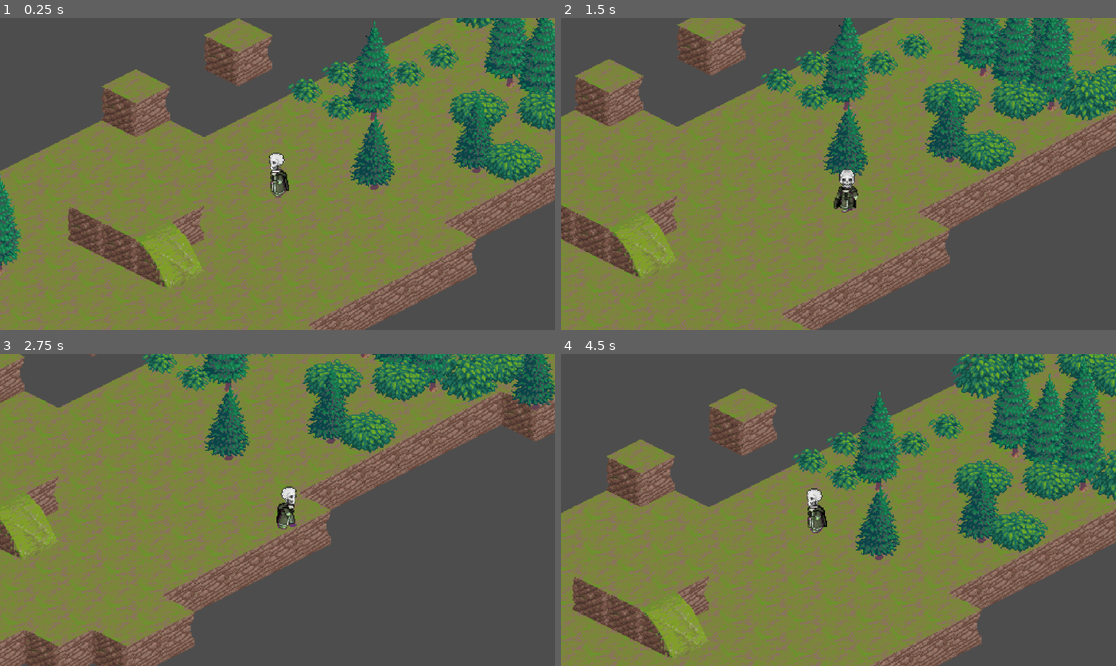
Above: before the commit, frames 1-4 (two rows, left to right).
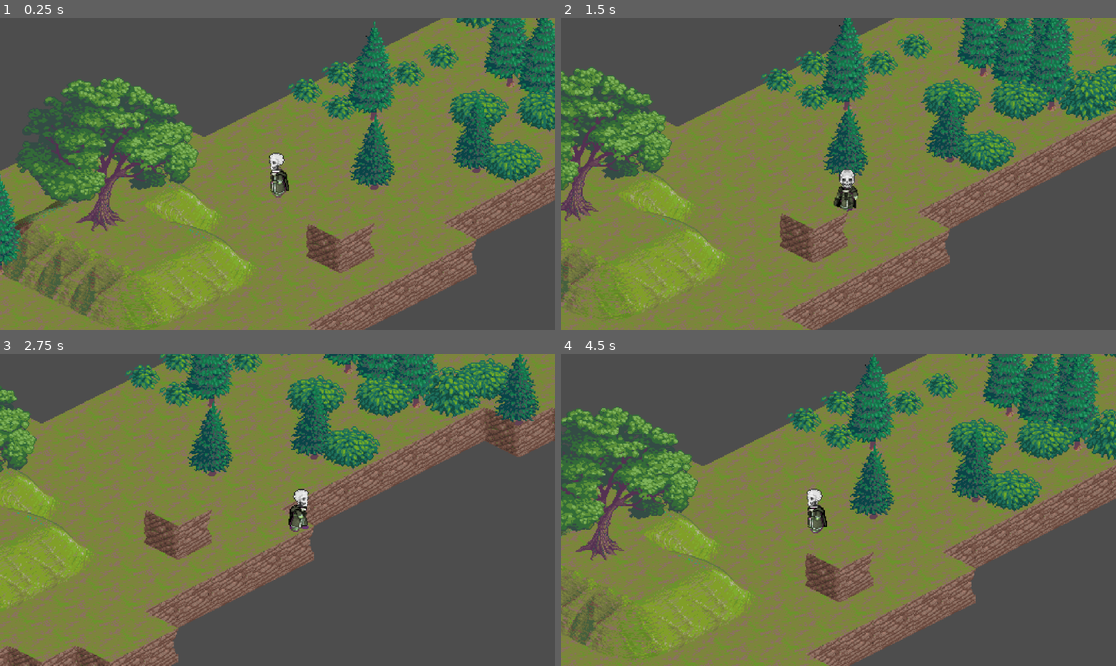
Above: after the commit, the same moments.

Repository: XMNNguyen/ECS179
Game: Godot game, scene res://Scenes/world.tscn
Two runs of this game, one before a commit and one after it. Both use one fixed random seed, a clock stepped at 60 frames per second and the inputs below.
Inputs:
- Up to frame 1 (0.25 s): no input
- Up to frame 2 (1.5 s): tap Enter at 0.5 s; hold D (right) 0.53-1.28 s; hold S (down) from 1.28 s (still down)
- Up to frame 3 (2.75 s): release S (down) at 2.03 s; hold D (right) from 2.03 s (still down)
- Up to frame 4 (4.5 s): release D (right) at 2.78 s; hold W (up) 2.78-3.53 s; hold A (left) from 3.53 s (still down)

The runs differ from the first frame. In frame 1, 20% of the frame differs, in the area x 0-68%, y 0-100%; in frame 2, 14%; in frame 3, 34%; in frame 4, 52%, in the area x 0-100%, y 0-100%.

Commit message:
added layout for player switching layers

Diff:
--- a/ecs179_project/Scenes/Player.tscn
+++ b/ecs179_project/Scenes/Player.tscn
@@ -4,7 +4,8 @@
 [ext_resource type="Texture2D" uid="uid://b7dqs305882cr" path="res://Assets/Necromancer.png" id="2_hlf2m"]
 
 [sub_resource type="CapsuleShape2D" id="CapsuleShape2D_22f7m"]
-height = 42.0
+radius = 1.0
+height = 8.0
 
 [sub_resource type="AtlasTexture" id="AtlasTexture_ou1h4"]
 atlas = ExtResource("2_hlf2m")
@@ -513,7 +514,9 @@
 script = ExtResource("1_k8kdr")
 
 [node name="CollisionShape2D" type="CollisionShape2D" parent="."]
-position = Vector2(0, 2)
+z_index = 1
+position = Vector2(0, 20.5)
+rotation = 1.5708
 shape = SubResource("CapsuleShape2D_22f7m")
 
 [node name="Camera2D" type="Camera2D" parent="."]
@@ -521,6 +524,7 @@
 position_smoothing_enabled = true
 
 [node name="AnimatedSprite2D" type="AnimatedSprite2D" parent="."]
+y_sort_enabled = true
 sprite_frames = SubResource("SpriteFrames_23ojp")
 animation = &"idle"
 frame = 1
--- a/ecs179_project/Scenes/world.tscn
+++ b/ecs179_project/Scenes/world.tscn
@@ -1515,22 +1515,34 @@
 3:12/size_in_atlas = Vector2i(1, 2)
 3:12/0 = 0
 8:4/0 = 0
-6:2/0 = 0
 6:4/0 = 0
-7:2/0 = 0
 7:4/0 = 0
 8:0/0 = 0
 8:0/0/texture_origin = Vector2i(0, -16)
-8:0/0/physics_layer_0/polygon_0/points = PackedVector2Array(32.75, 32, 32, 0, 0, -16, 0, 16)
+8:0/0/physics_layer_0/polygon_0/points = PackedVector2Array(32.75, 32, 32.25, 24.875, 0.5, 10.125, 0, 16)
 8:1/0 = 0
 8:1/0/texture_origin = Vector2i(0, -16)
-8:1/0/physics_layer_0/polygon_0/points = PackedVector2Array(0, -16, 0, 16, -32.25, 33.25, -32, 0)
+8:1/0/physics_layer_0/polygon_0/points = PackedVector2Array(0.25, 8.875, 0, 16, -32.25, 33.25, -32.5, 26.375)
 9:1/0 = 0
 9:1/0/texture_origin = Vector2i(0, -16)
-9:1/0/physics_layer_0/polygon_0/points = PackedVector2Array(-1.8, 15.1, 29.1, -1.45, 32, 0, 0, 16)
+9:1/0/physics_layer_0/polygon_0/points = PackedVector2Array(0.25, 38.75, 32.5, 22.25, 32, 32, 0, 48.25)
 8:2/0 = 0
 8:2/0/texture_origin = Vector2i(0, -16)
-8:2/0/physics_layer_0/polygon_0/points = PackedVector2Array(-29.5, -1.25, 2.2, 14.9, 0, 16, -32, 0)
+8:2/0/physics_layer_0/polygon_0/points = PackedVector2Array(-32, 25.5, -0.25, 41.5, -0.25, 47, -32, 31)
+9:2/0 = 0
+9:2/0/texture_origin = Vector2i(0, -16)
+9:2/0/physics_layer_0/polygon_0/points = PackedVector2Array(-32.25, 21.875, -0.25, 9.125, 31.25, 22.625, 31.8198, 30.8475, 0, 16, -31.643, 29.9637)
+7:0/0 = 0
+7:0/0/texture_origin = Vector2i(0, -16)
+7:0/0/physics_layer_0/polygon_0/points = PackedVector2Array(-31.75, 33.25, -0.5, 47, 32, 32.5, 31.75, 25, -1, 39, -32, 24.25)
+4:2/0 = 0
+4:2/0/texture_origin = Vector2i(0, -16)
+5:2/0 = 0
+5:2/0/texture_origin = Vector2i(0, -16)
+6:2/0 = 0
+6:2/0/texture_origin = Vector2i(0, -16)
+7:2/0 = 0
+7:2/0/texture_origin = Vector2i(0, -16)
 
 [sub_resource type="TileSet" id="TileSet_h0tvw"]
 tile_shape = 1
@@ -1541,8 +1553,10 @@
 sources/0 = SubResource("TileSetAtlasSource_ugaeo")
 
 [node name="Node2D" type="Node2D"]
+y_sort_enabled = true
 
 [node name="TileMap" type="TileMap" parent="."]
+unique_name_in_owner = true
 y_sort_enabled = true
 tile_set = SubResource("TileSet_h0tvw")
 format = 2
@@ -1552,12 +1566,12 @@
 layer_1/y_sort_enabled = true
 layer_1/y_sort_origin = 1
 layer_1/z_index = 1
-layer_1/tile_data = PackedInt32Array(-3801057, 262144, 3, -3 …(22804 unchanged characters)… 917498, 589824, 12, -65536, 262144, 3, -65535, 262144, 3, -131071, 262144, 3, -131072, 262144, 3, -65534, 131072, 3, -262147, 262144, 3, -458755, 262144, 3)
+layer_1/tile_data = PackedInt32Array(-3801057, 262144, 3, -3 …(22804 unchanged characters)… 917498, 589824, 12, -65536, 262144, 3, -131072, 262144, 3, 0, 262144, 3, 1, 262144, 3, 2, 262144, 3, -65534, 262144, 3, -65535, 262144, 3, -131070, 458752, 3, 65535, 393216, 3, -1, 393216, 3, -65537, 393216, 3, -131071, 65536, 4, 3, 131072, 3, -65533, 131072, 3, -131069, 327680, 3, 65536, 65536, 3, 65537, 65536, 3, 65538, 65536, 3, 65539, 0, 3, -196608, 458752, 3, -196607, 327680, 3, -131073, 524288, 3, -262140, 262144, 3)
 layer_2/name = "Layer2"
 layer_2/y_sort_enabled = true
 layer_2/y_sort_origin = 2
 layer_2/z_index = 2
-layer_2/tile_data = PackedInt32Array(131071, 131072, 12, -36 …(6042 unchanged characters)… 4, 12, 65570, 262144, 12, 34, 262144, 12)
+layer_2/tile_data = PackedInt32Array(131071, 131072, 12, -36 …(6042 unchanged characters)… 4, 12, 65570, 262144, 12, 34, 262144, 12, -131074, 458752, 13)
 layer_3/name = "Layer3"
 layer_3/y_sort_enabled = true
 layer_3/y_sort_origin = 3
@@ -1566,5 +1580,6 @@
 script = ExtResource("2_fnfvh")
 
 [node name="Player" parent="." instance=ExtResource("3_drjvw")]
-z_index = 4
+z_index = 1
+y_sort_enabled = true
 position = Vector2(229, -29)
--- a/ecs179_project/Scripts/player.gd
+++ b/ecs179_project/Scripts/player.gd
@@ -4,10 +4,12 @@
 
 enum {IDLE, MOVE}
 var state = IDLE
+var on_slope: bool = false
 
 @onready var animationTree:AnimationTree = $AnimationTree
 @onready var state_machine = animationTree["parameters/playback"]
-@onready var tile_map:TileMap = $"../TileMap"
+@onready var tile_map: TileMapController = %TileMap
+
 
 
 var blend_position : Vector2 = Vector2.ZERO
@@ -35,14 +37,23 @@
 	state_machine.travel(state_keys[state])
 	animationTree.set(blend_paths[state], blend_position)
 
+	if !on_slope && is_on_slope(z_index):
+		on_slope = true
+		z_index += 1
+	elif !on_slope && is_on_slope(z_index - 1):
+		on_slope = true
+		z_index -= 1
+	else:
+		on_slope = false
 
 # helper function to determine if the player is on a slope
 func is_on_slope(layer: int) -> bool:
 	# get coordianates of the tile player is standing on then get the tile data
-	var player_tile_position:Vector2 = tile_map.local_to_map(global_position)
-	var tile:Vector2 = tile_map.get_cell_atlas_coords(layer, player_tile_position)
+	var player_tile_position:Vector2i = tile_map.local_to_map($CollisionShape2D.global_position)
+	var tile:Vector2i = tile_map.get_cell_atlas_coords(layer, player_tile_position)
 
 	# check if the tile is of type slope and return true if it is
-
+	if tile in tile_map.slopes:
+		return true
 
 	return false
--- a/ecs179_project/Scripts/tile_map.gd
+++ b/ecs179_project/Scripts/tile_map.gd
@@ -1,3 +1,4 @@
+class_name TileMapController
 extends TileMap
 
 # NOTE: update this whenever we add new layers
@@ -12,39 +13,41 @@
 
 var boundery := Vector2i(9, 0)
 var wall_bounderies:Dictionary = {
-								Vector2(-1, 0) : Vector2(9, 1),
-								Vector2(1, 0) : Vector2(8, 1),
-								Vector2(0, -1) : Vector2(8, 2),
-								Vector2(0, 1) : Vector2(8, 0),
+								Vector2i(-1, 0) : Vector2i(9, 1),
+								Vector2i(1, 0) : Vector2i(8, 1),
+								Vector2i(0, -1) : Vector2i(8, 2),
+								Vector2i(0, 1) : Vector2i(8, 0),
+								Vector2i(1, 1) : Vector2i(9, 2),
+								Vector2i(0, 0) : Vector2i(7, 0),
 							  }
 
 # atlas coords of all the slopes in our tile set
-var slopes:Array[Vector2] = [
-							Vector2(0, 3), Vector2(1, 3), Vector2(2, 3), Vector2(3, 3),
-							Vector2 (5, 3), Vector2(6, 3), Vector2(7, 3), Vector2(8, 3),
-							Vector2(0, 4), Vector2(1, 4), Vector2(2, 4), Vector2(3, 4),
+var slopes:Array[Vector2i] = [
+							Vector2i(0, 3), Vector2i(1, 3), Vector2i(2, 3), Vector2i(3, 3),
+							Vector2i(5, 3), Vector2i(6, 3), Vector2i(7, 3), Vector2i(8, 3),
+							Vector2i(0, 4), Vector2i(1, 4), Vector2i(2, 4), Vector2i(3, 4),
 							]
 
 # atlas coords of all the blocks in our tile set
-var blocks:Array[Vector2] = [
-							Vector2(4, 3), Vector2(4, 5), Vector2(5, 5), Vector2(0, 6),
-							Vector2(1, 6), Vector2(2, 6), Vector2(3, 6), Vector2(4, 6),
-							Vector2(5, 6), Vector2(1, 7), Vector2(2, 7), Vector2(3, 7),
-							Vector2(4, 7), Vector2(5, 7), Vector2(6, 7), Vector2(7, 7),
-							Vector2(8, 9), Vector2(9, 9),
+var blocks:Array[Vector2i] = [
+							Vector2i(4, 3), Vector2i(4, 5), Vector2i(5, 5), Vector2i(0, 6),
+							Vector2i(1, 6), Vector2i(2, 6), Vector2i(3, 6), Vector2i(4, 6),
+							Vector2i(5, 6), Vector2i(1, 7), Vector2i(2, 7), Vector2i(3, 7),
+							Vector2i(4, 7), Vector2i(5, 7), Vector2i(6, 7), Vector2i(7, 7),
+							Vector2i(8, 9), Vector2i(9, 9),
 							]
 
-var other:Array[Vector2] = [
-							Vector2(0, 5), Vector2(1, 5), Vector2(2, 5), Vector2(3, 5),
-							Vector2(6, 5), Vector2(7, 5), Vector2(8, 5), Vector2(9, 5),
-							Vector2(6, 6), Vector2(7, 6), Vector2(8, 6), Vector2(9, 6),
-							Vector2(0, 7), Vector2(0, 11), Vector2(1, 11), Vector2(2, 11),
-							Vector2(3, 11), Vector2(4, 11), Vector2(5, 11), Vector2(6, 11),
-							Vector2(7, 11), Vector2(8, 11), Vector2(9, 11), Vector2(0, 12),
-							Vector2(1, 12), Vector2(2, 12), Vector2(3, 12), Vector2(4, 12),
-							Vector2(5, 12), Vector2(6, 12), Vector2(7, 12), Vector2(8, 12),
-							Vector2(9, 12), Vector2(0, 13), Vector2(1, 13), Vector2(2, 14),
-							Vector2(3, 14), Vector2(4, 13), Vector2(5, 13),
+var other:Array[Vector2i] = [
+							Vector2i(0, 5), Vector2i(1, 5), Vector2i(2, 5), Vector2i(3, 5),
+							Vector2i(6, 5), Vector2i(7, 5), Vector2i(8, 5), Vector2i(9, 5),
+							Vector2i(6, 6), Vector2i(7, 6), Vector2i(8, 6), Vector2i(9, 6),
+							Vector2i(0, 7), Vector2i(0, 11), Vector2i(1, 11), Vector2i(2, 11),
+							Vector2i(3, 11), Vector2i(4, 11), Vector2i(5, 11), Vector2i(6, 11),
+							Vector2i(7, 11), Vector2i(8, 11), Vector2i(9, 11), Vector2i(0, 12),
+							Vector2i(1, 12), Vector2i(2, 12), Vector2i(3, 12), Vector2i(4, 12),
+							Vector2i(5, 12), Vector2i(6, 12), Vector2i(7, 12), Vector2i(8, 12),
+							Vector2i(9, 12), Vector2i(0, 13), Vector2i(1, 13), Vector2i(2, 14),
+							Vector2i(3, 14), Vector2i(4, 13), Vector2i(5, 13),
 							]
 
 
@@ -74,14 +77,18 @@
 					set_cell(current_layer, tile + offset, source, boundery)
 
 	# go into the layer above i it exists and then add all the wall bounderies
-	if current_layer + 1 < len(layers):
-		var layer_above:Array[Vector2i] = get_used_cells(current_layer + 1)
-		for tile in layer_above:
-			# only place boundery tiles if the tile is of type block
-			var tile_atlas_coords:Vector2 = get_cell_atlas_coords(current_layer + 1, tile)
-			if tile_atlas_coords in blocks:
-				# check each direction to see if there is an empty tile,
-				# and place the wall collision appropriately
-				for offset in offset_direction:
-					if get_cell_source_id(current_layer + 1, tile + offset) == -1:
-						set_cell(current_layer + 1, tile + offset, source, wall_bounderies[Vector2(offset)])
+	var layer_above:Array[Vector2i] = get_used_cells(current_layer + 1)
+	for tile in layer_above:
+		# only place boundery tiles if the tile is of type block
+		if get_cell_atlas_coords(current_layer + 1, tile) in blocks:
+			# check each direction to see if there is an empty tile,
+			# and place the wall collision appropriately
+			for offset in offset_direction:
+				if get_cell_source_id(current_layer + 1, tile + offset) == -1:
+					set_cell(current_layer + 1, tile + offset, source, wall_bounderies[Vector2i(offset)])
+				elif (get_cell_atlas_coords(current_layer + 1, tile + offset) == Vector2i(9, 1) or
+					  get_cell_atlas_coords(current_layer + 1, tile + offset) == Vector2i(8, 2)):
+					set_cell(current_layer + 1, tile + offset, source, wall_bounderies[Vector2i(0, 0)])
+				elif (get_cell_atlas_coords(current_layer + 1, tile + offset) == Vector2i(8, 1) or
+					  get_cell_atlas_coords(current_layer + 1, tile + offset) == Vector2i(8, 0)):
+					set_cell(current_layer + 1, tile + offset, source, wall_bounderies[Vector2i(1, 1)])
